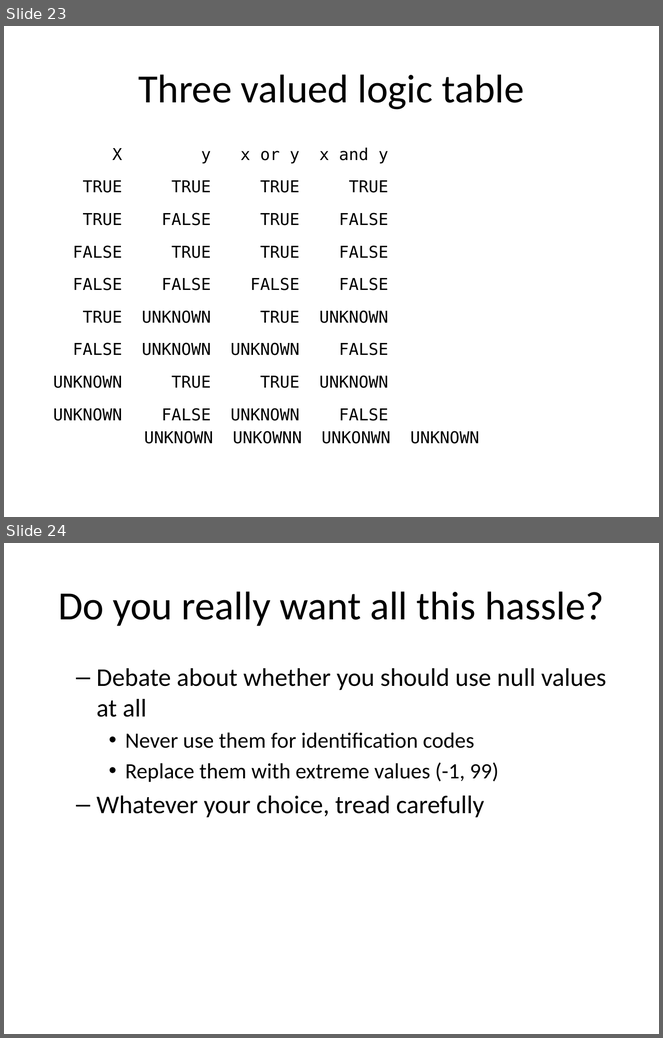
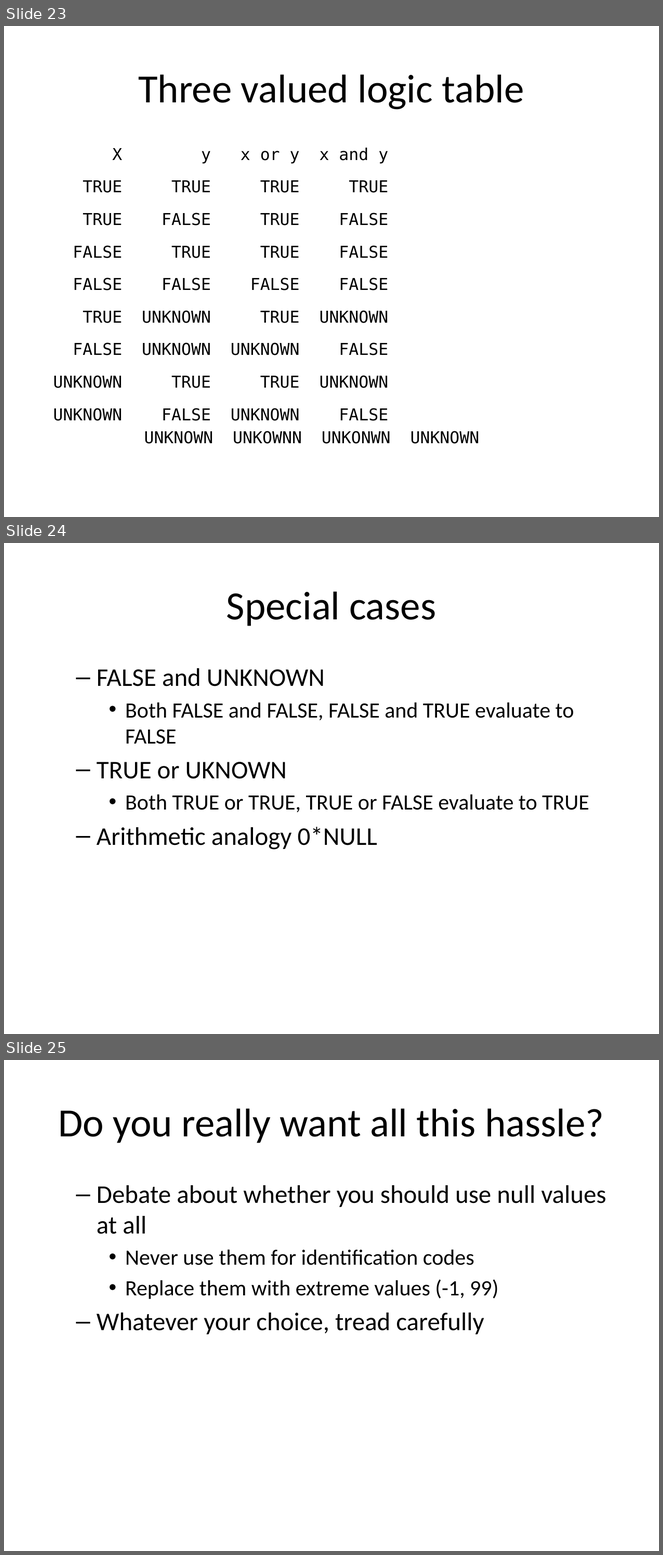
Before and after one commit to pmean/introduction-to-sql, a slide deck: src/null-values.pptx. Shown one above the other, each under a label of ours: slides 23 and 24 before the commit, slides 23, 24 and 25 after it. The pictures are 663x1038 and 663x1555 pixels, drawn with LibreOffice and Linux fonts; fonts in the diff are those of the drawing. Boxes give left, top, right and bottom in pixels: in the first picture for what was removed or moved away, otherwise in the second. Text is boxed around its words. In the diff, an @@ line names an element or a change of style, - is before the commit and + after.

```diff
--- a/src/null-values.pptx
+++ b/src/null-values.pptx
@@ slide 24 added at bbox=[4, 543, 659, 1034], background #FFFFFF @@
@@ title added at bbox=[227, 591, 436, 626], 44 pt, text #000000 @@
+Special cases
@@ text added at bbox=[97, 668, 590, 850], 24 pt, text #000000 @@
+  – FALSE and UNKNOWN
+    • Both FALSE and FALSE, FALSE and TRUE evaluate to FALSE
+  – TRUE or UKNOWN
+    • Both TRUE or TRUE, TRUE or FALSE evaluate to TRUE
+  – Arithmetic analogy 0*NULL
@@ what was slide 24 is now slide 25 @@
```
Also in this commit, not shown: 1 slide changed, 1 other file.
